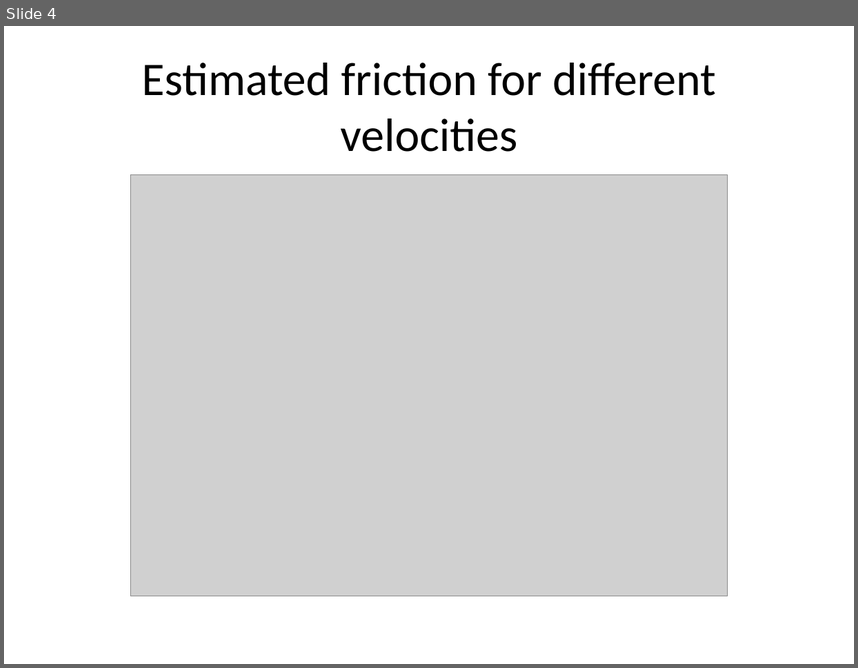
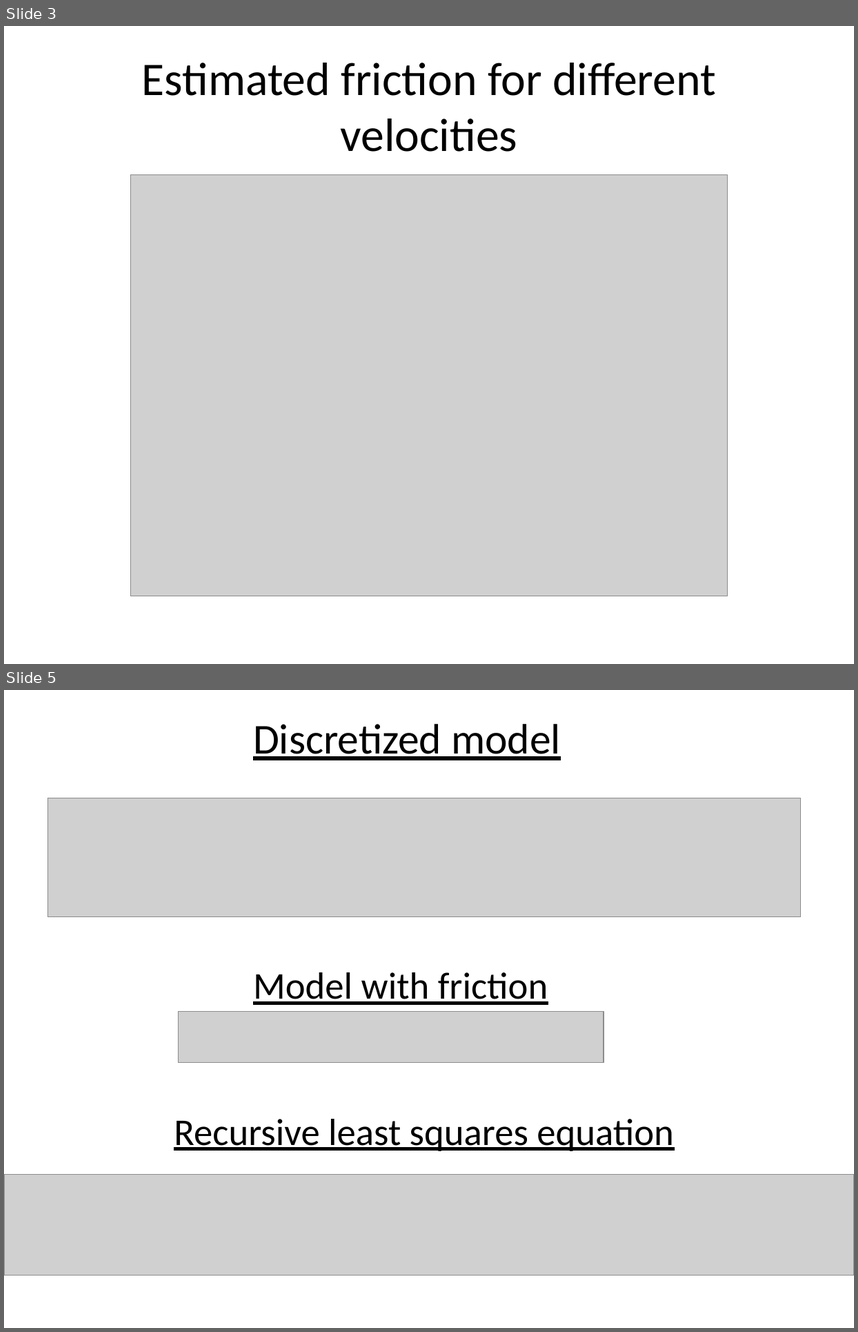
Before and after one commit to adamjalkemo/AdaptiveFrictionCompensation, a slide deck: documents/predPres.pptx. Shown one above the other, each under a label of ours: slide 4 before the commit, slides 3 and 5 after it; the slides between them are not shown. The pictures are 858x668 and 858x1332 pixels, drawn with LibreOffice and Linux fonts; fonts in the diff are those of the drawing; grey boxes stand for pictures. Boxes give left, top, right and bottom in pixels: in the first picture for what was removed or moved away, otherwise in the second. Text is boxed around its words. In the diff, an @@ line names an element or a change of style, - is before the commit and + after.

Commit message:
more on presentation

```diff
--- a/documents/predPres.pptx
+++ b/documents/predPres.pptx
@@ slide 5 added at (4,690,854,1328), background #FFFFFF @@
@@ text added at (253,724,561,760), 36 pt, text #000000, underline @@
+Discretized model
@@ picture added at (48,798,800,917) @@
@@ text added at (253,972,548,1005), 32 pt, text #000000, underline @@
+Model with friction
@@ picture added at (179,1012,604,1063) @@
@@ text added at (174,1118,674,1151), 32 pt, text #000000, underline @@
+Recursive least squares equation
@@ picture added at (4,1174,854,1275) @@
@@ what was slide 4 is now slide 3 @@
```
Also in this commit, not shown: 8 other slides added, 1 slide removed.
